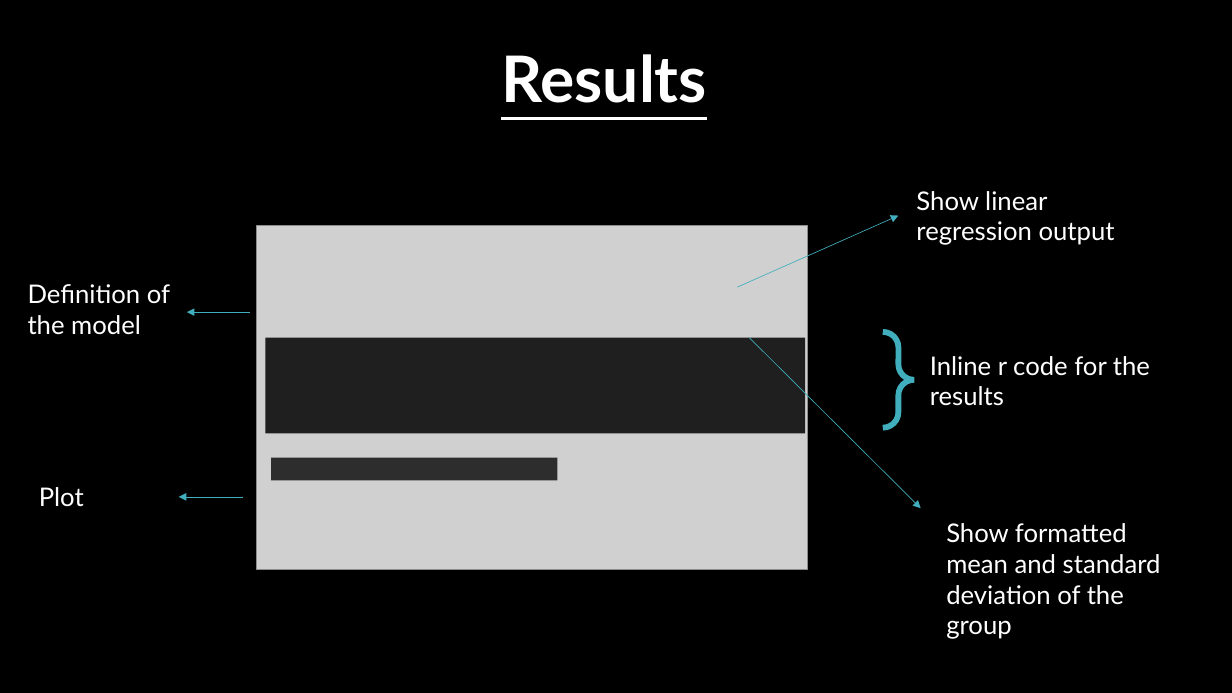
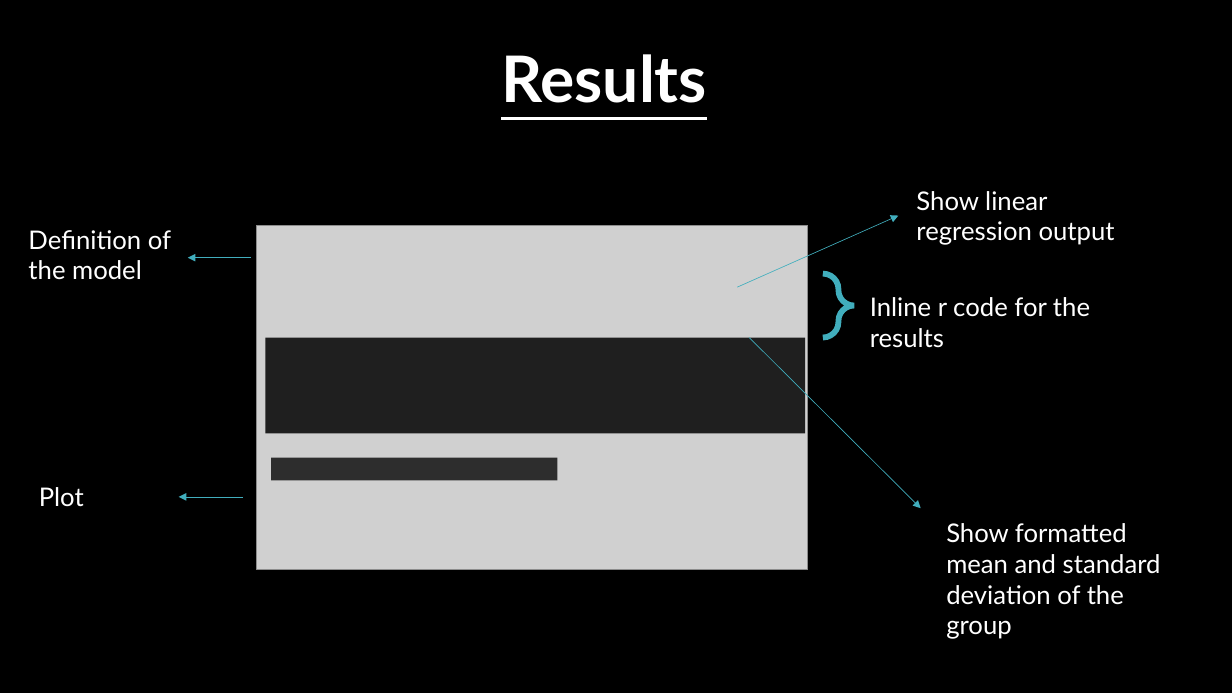
Before and after one commit to AlexLietard/CompReproducibility, a slide deck: slide 11 of presentation.pptx. Drawn at 1232x693 pixels with LibreOffice and Linux fonts; fonts in the diff are those of the drawing; grey boxes stand for pictures; background and template pictures are left out. Boxes give left, top, right and bottom in pixels: in the first picture for what was removed or moved away, otherwise in the second. Text is boxed around its words. In the diff, an @@ line names an element or a change of style, - is before the commit and + after.

```diff
--- a/presentation.pptx
+++ b/presentation.pptx
@@ text "Definition of the model" moved from (x1=28, y1=284, x2=170, y2=335) to (x1=28, y1=230, x2=171, y2=280) @@
@@ arrow moved from (250, 312) - (187, 312) to (250, 258) - (188, 258) @@
@@ right brace resized from (x1=883, y1=332, x2=914, y2=428) to (x1=823, y1=274, x2=855, y2=337) @@
@@ text "Inline r code for the ..." moved from (x1=930, y1=356, x2=1150, y2=406) to (x1=870, y1=297, x2=1090, y2=348) @@
```
Also in this commit, not shown: 8 other slides changed, 1 other file.
